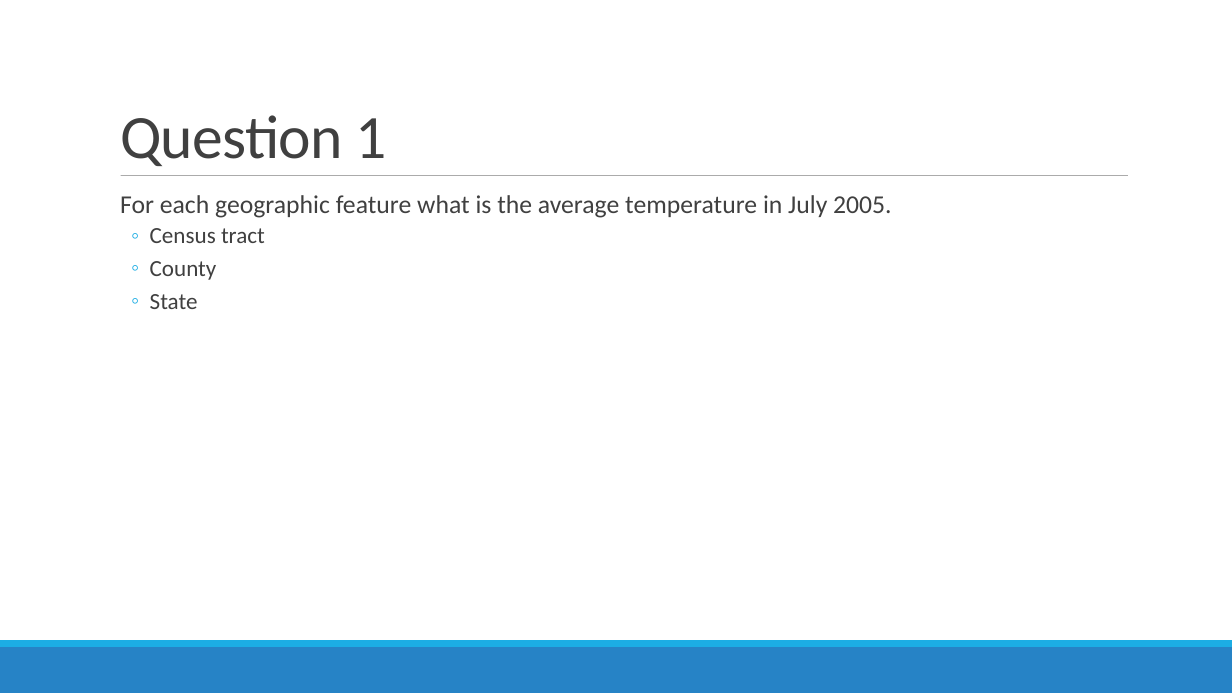
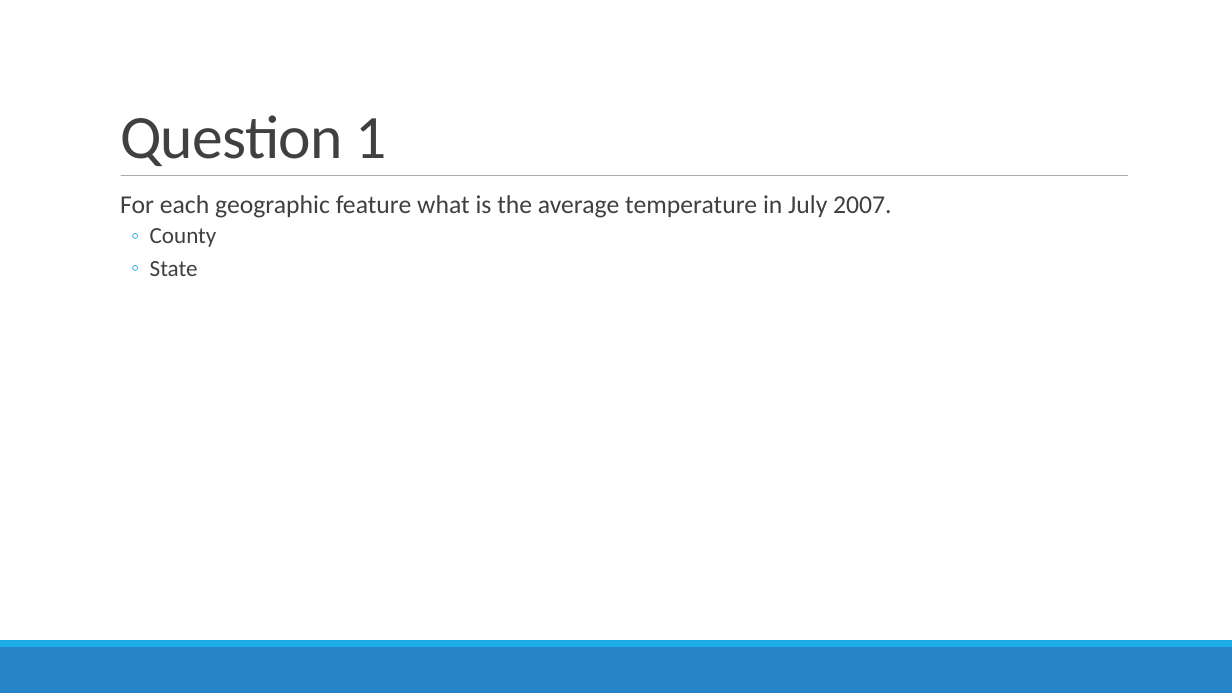
Before and after one commit to MGIS-UMN/GIS5577_week6, a slide deck: slide 19 of Analyzing_Spatial_Data.odp. Drawn at 1232x693 pixels with LibreOffice and Linux fonts; fonts in the diff are those of the drawing. Boxes give left, top, right and bottom in pixels: in the first picture for what was removed or moved away, otherwise in the second. Text is boxed around its words. In the diff, an @@ line names an element or a change of style, - is before the commit and + after.

```diff
--- a/Analyzing_Spatial_Data.odp
+++ b/Analyzing_Spatial_Data.odp
@@ text at [120,195,892,218]: text changed @@
-  For each geographic feature what is the average temperature in July 2005.
-  ◦ Census tract
+  For each geographic feature what is the average temperature in July 2007.
```
Also in this commit, not shown: 7 other slides changed, 4 other files.
